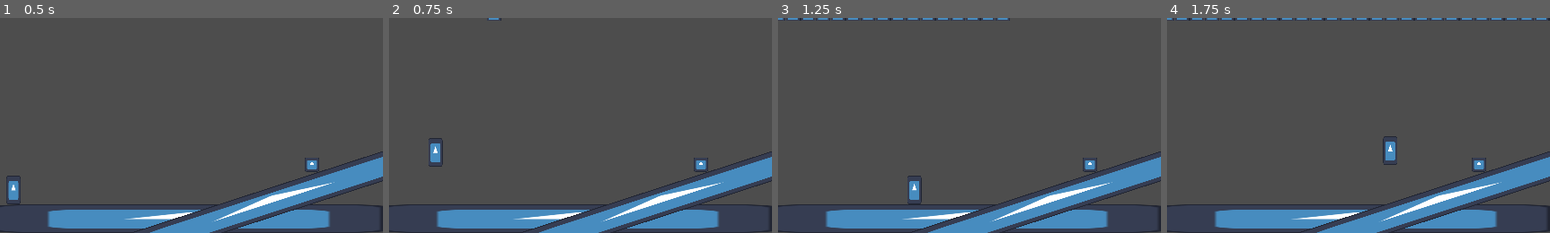
Above: before the commit, frames 1-4 (left to right).
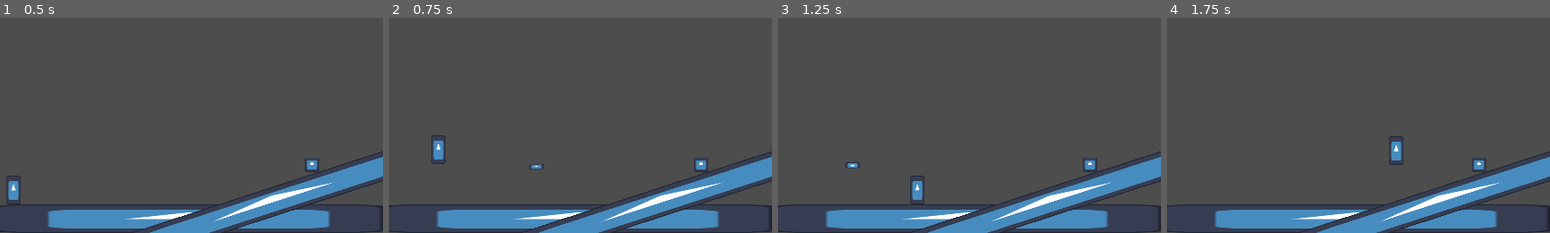
Above: after the commit, the same moments.

Repository: BisDante/venom-shadow
Game: Godot game, scene res://scenes/test_stage.tscn
The game is run twice, just before and just after one commit, with the same random seed, the same clock (stepped at 60 frames per second) and the same inputs. The engine's default icon, where the game draws it, is replaced by a stand-in: a white triangle on a blue panel in a dark square.
Inputs:
- Up to frame 1 (0.5 s): no input
- Up to frame 2 (0.75 s): tap Enter (ui_accept) at 0.5 s; hold Right (ui_right) from 0.53 s (still down); tap A (shoot) at 0.6 s
- Up to frame 3 (1.25 s): keep holding Right (ui_right); tap Enter (ui_accept) at 0.77 s
- Up to frame 4 (1.75 s): keep holding Right (ui_right); tap A (shoot) at 1.35 s; tap Enter (ui_accept) at 1.52 s

Frame 1 is identical in both runs. In frame 2, 0.4% of the frame differs, in the area x 10-41%, y 0-71%; in frame 3, 0.7%; in frame 4, 1.1%, in the area x 0-100%, y 0-69%.
Error before the commit: Invalid call. Nonexistent function 'setup' in base 'Sprite2D (bullet.gd)'. (res://scripts/player.gd:68)

Commit message:
adicionado método de configuração da bala

Diff:
--- a/scripts/bullet.gd
+++ b/scripts/bullet.gd
@@ -1,10 +1,29 @@
 extends Sprite2D
+class_name Bullet
+
+enum Mode {GREEN, PURPLE}
 
 const KILLTIME = 120
 const SPEED = 1000
 
+@onready var collision_area = $Area2D
+
 var kill_time = KILLTIME
 var velocity = Vector2.RIGHT
+var mode = Mode.GREEN
+
+func setup(is_players: bool, pos, angle: int, _mode):
+	mode = _mode
+	global_position = pos
+	set_angle(angle)
+
+	if is_players:
+		collision_area.set_collision_layer_value(4, true)
+		collision_area.set_collision_mask_value(3, true)
+
+	else:
+		collision_area.set_collision_layer_value(5, true)
+		collision_area.set_collision_mask_value(1, true)
 
 func set_angle(angle) -> void:
 	velocity = velocity.rotated(deg_to_rad(angle))
@@ -17,3 +36,9 @@
 
 	if kill_time <= 0:
 		queue_free()
+
+
+func _on_area_2d_body_entered(body: Node2D) -> void:
+	if body.is_in_group("Actors"):
+		body.receive_damage()
+	queue_free()
